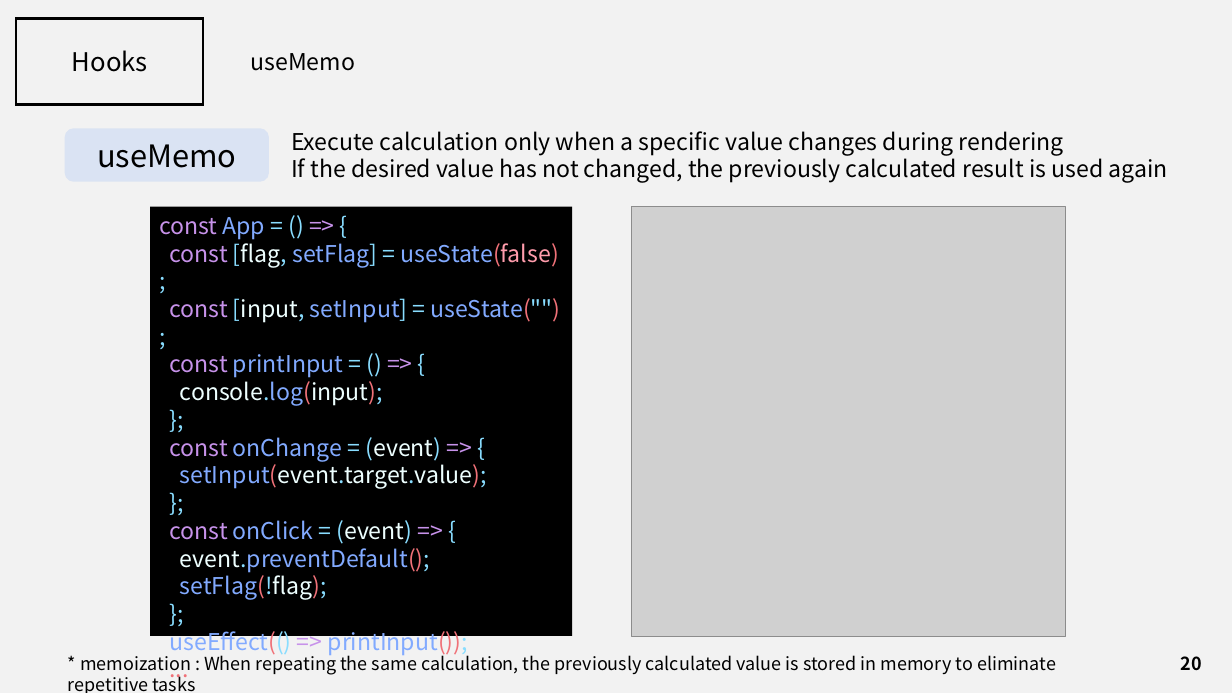
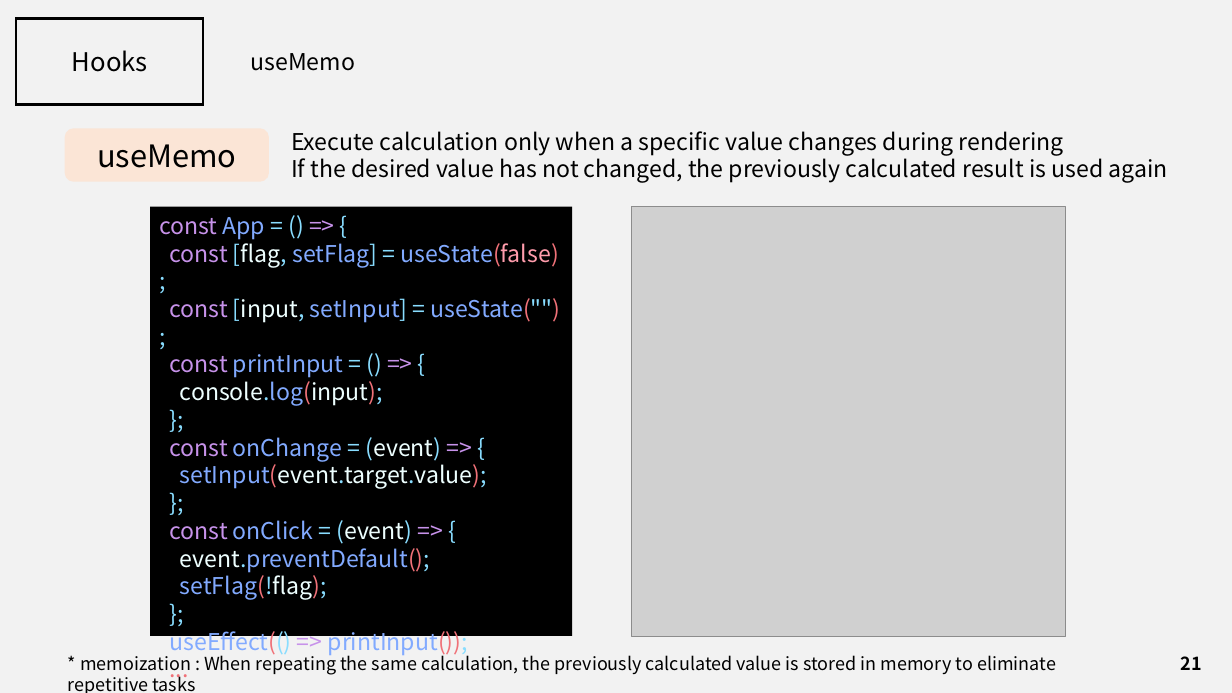
Before and after one commit to J3SUNG/Seminar, a slide deck: slide 21 of 210229_React_Hooks.pptx (slide 20 before the commit). Drawn at 1232x693 pixels with LibreOffice and Linux fonts; fonts in the diff are those of the drawing; grey boxes stand for pictures. Boxes give left, top, right and bottom in pixels: in the first picture for what was removed or moved away, otherwise in the second. Text is boxed around its words. In the diff, an @@ line names an element or a change of style, - is before the commit and + after.

```diff
--- a/210229_React_Hooks.pptx
+++ b/210229_React_Hooks.pptx
@@ rounded rectangle "useMemo" at (x1=65, y1=128, x2=269, y2=182): fill #DAE3F3 to #FBE5D6 @@
@@ page number at (x1=1181, y1=656, x2=1202, y2=670): text changed @@
-20
+21
```
Also in this commit, not shown: 20 other slides changed, 1 slide added, 1 other file.
